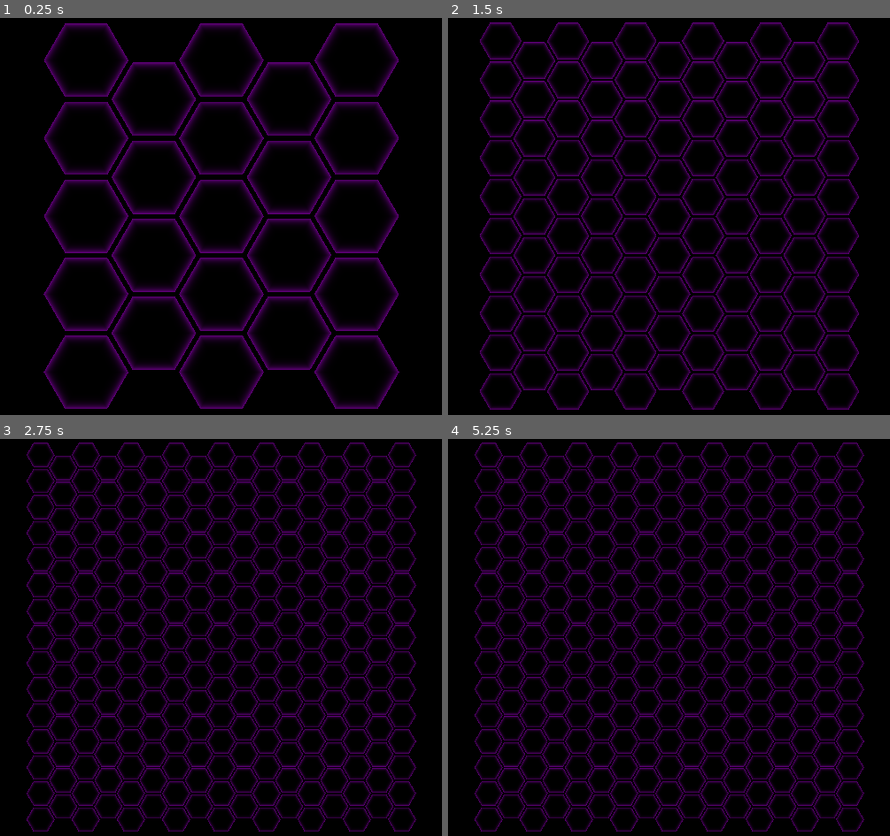
Above: before the commit, frames 1-4 (two rows, left to right).
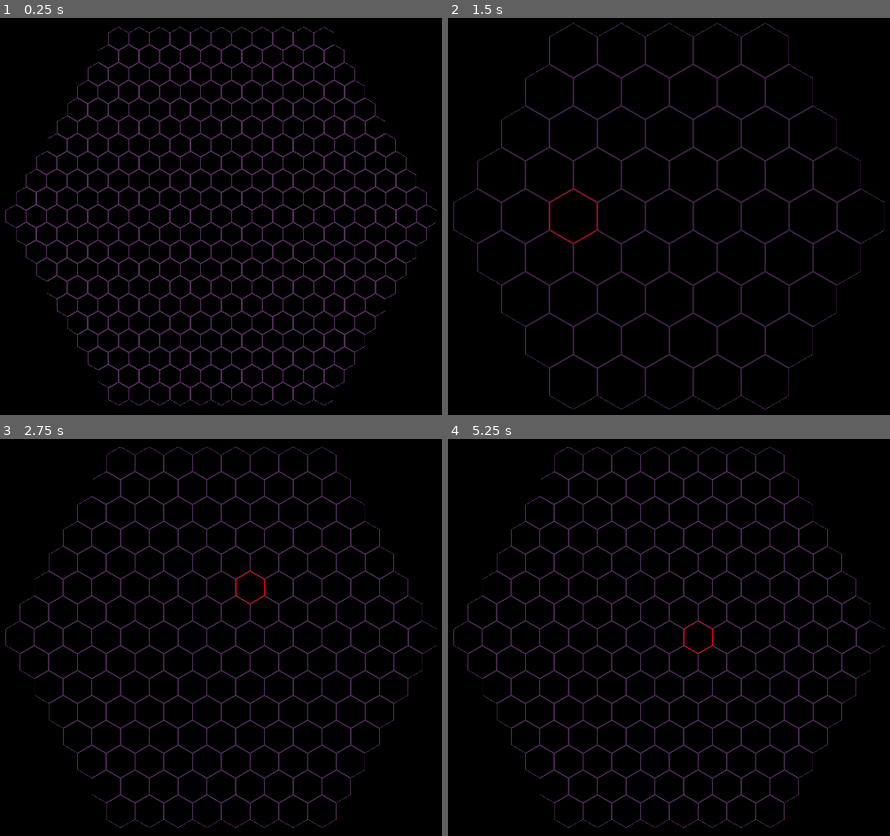
Above: after the commit, the same moments.

Repository: eyeree/cab
Game: Godot game, scene res://grid/grid_scene.tscn
Two runs of this game, one before a commit and one after it. Both use one fixed random seed, a clock stepped at 60 frames per second and the inputs below.
Inputs (mouse positions are in pixels of both pictures, inside the frame that each line leads up to):
- Up to frame 1 (0.25 s): no input
- Up to frame 2 (1.5 s): tap Enter at 0.5 s; move the mouse to (823, 196) at 0.52 s; tap 1 at 0.6 s; click (823, 196) at 0.67 s; tap Space at 1.25 s; move the mouse to (527, 236) at 1.27 s; tap 2 at 1.35 s; click (527, 236) at 1.42 s
- Up to frame 3 (2.75 s): tap Enter at 2 s; move the mouse to (291, 550) at 2.02 s; tap 3 at 2.1 s; click (291, 550) at 2.17 s
- Up to frame 4 (5.25 s): tap Space at 2.75, 4.25 s; move the mouse to (633, 716) at 2.77 s; tap 4 at 2.85 s; click (633, 716) at 2.92 s; tap Enter at 3.5 s; move the mouse to (881, 697) at 3.52 s; tap 1 at 3.6 s; click (881, 697) at 3.67 s; move the mouse to (456, 577) at 4.27 s; tap 2 at 4.35 s; click (456, 577) at 4.42 s; move the mouse to (704, 637) at 5.02 s; tap 3 at 5.1 s; click (704, 637) at 5.17 s

The runs differ from the first frame. In frame 1, 24% of the frame differs, in the area x 1-99%, y 1-99%; in frame 2, 23%; in frame 3, 25%, in the area x 1-99%, y 0-99%; in frame 4, 25%.

Commit message:
updated hex grid

Diff:
--- a/grid/grid_scene.gd
+++ b/grid/grid_scene.gd
@@ -15,52 +15,36 @@
 enum GridSize { SMALL, MEDIUM, LARGE, HUGE }
 
 class GridSizeInfo:
-	var _hex_scale:float
-	var _hex_radius:float
-	var _hex_offset:float
-	var _hex_power:float
-	var _camera_position:Vector3
+	var _hex_max_distance:int
 	var _hex_size:float
-	var _min_x_index:int
-	var _max_x_index:int
-	var _min_y_index:int
-	var _max_y_index:int
+	var _line_size:float
 
 	func _init(
-		hex_scale:float,
-		hex_radius:float,
-		hex_offset:float,
-		hex_power:float,
-		camera_position:Vector3
+		hex_max_distance:int,
+		line_size:float
 	):
-		_hex_scale = hex_scale
-		_hex_radius = hex_radius
-		_hex_offset = hex_offset
-		_hex_power = hex_power
-		_camera_position = camera_position
-		_hex_size = (_hex_radius + _hex_offset) / _hex_scale
+		_line_size = line_size
+		_hex_max_distance = hex_max_distance
+		_hex_size = (1.0 / ((_hex_max_distance*2+1) * sqrt(3))) # (1.0 - _line_size * 2) / ...
 
-	func apply_grid_shader_settings(shader_material:ShaderMaterial) -> void:
-		shader_material.set_shader_parameter('scale', _hex_scale)
-		shader_material.set_shader_parameter('radius', _hex_radius)
-		shader_material.set_shader_parameter('offset', _hex_offset)
-		shader_material.set_shader_parameter('power', _hex_power)
-
-	func apply_camera_settings(camera:Camera3D) -> void:
-		camera.position = _camera_position
+	func apply_grid_material_settings(grid_material:ShaderMaterial) -> void:
+		grid_material.set_shader_parameter('max_hex_distance', _hex_max_distance)
+		grid_material.set_shader_parameter('line_size', _line_size)
 
 	var hex_size:float:
 		get():
 			return _hex_size
 
-	func hex_center(hex_index:Vector2i) -> Vector2:
-		var x = _hex_size * (_3_OVER_2 * hex_index.x)
-		var y = _hex_size * (_SQRT_3_OVER_2 * hex_index.x + _SQRT_3 * hex_index.y)
+	func hex_center(index:Vector2i) -> Vector2:
+		# pointy_hex_to_pixel https://www.redblobgames.com/grids/hexagons/#hex-to-pixel-axial
+		var x:float = _hex_size * (sqrt(3) * index.x  +  sqrt(3)/2 * index.y)
+		var y:float = _hex_size * (3.0/2.0 * index.y)
 		return Vector2(x, y)
 
-	func hex_index(position:Vector2) -> Vector2i:
-		var x = (_2_OVER_3 * position.x) / _hex_size
-		var y = (_MINUS_1_OVER_3 * position.x  + _SQRT_3_OVER_3 * position.y) / _hex_size
+	func hex_index(point:Vector2) -> Vector2i:
+		# pixel_to_pointy_hex https://www.redblobgames.com/grids/hexagons/#pixel-to-hex
+		var x:float = (sqrt(3)/3 * point.x  -  1.0/3.0 * point.y) / _hex_size
+		var y:float = (2.0/3.0 * point.y) / _hex_size
 		return _axial_round(x, y)
 
 	func _axial_round(x:float, y:float) -> Vector2i:
@@ -74,10 +58,10 @@
 			return Vector2i(x_grid, y_grid + roundi(y + 0.5 * x))
 
 static var grid_size_info_map: Dictionary[GridSize, GridSizeInfo] = {
-	GridSize.SMALL: GridSizeInfo.new(5.0, 0.45, 0.05, 10.0, Vector3(0.0, 0.007, 0.55)),    # 5
-	GridSize.MEDIUM: GridSizeInfo.new(9.5, 0.45, 0.05, 10.0, Vector3(0.0, 0.007, 0.58)),   # 10
-	GridSize.LARGE: GridSizeInfo.new(13.5, 0.45, 0.05, 10.0, Vector3(0.0, 0.007, 0.61)),   # 15
-	GridSize.HUGE: GridSizeInfo.new(18.0, 0.45, 0.05, 10.0, Vector3(0.0, 0.007, 0.61)),    # 20
+	GridSize.SMALL: GridSizeInfo.new(2, 0.075),
+	GridSize.MEDIUM: GridSizeInfo.new(4, 0.125),
+	GridSize.LARGE: GridSizeInfo.new(7, 0.15),
+	GridSize.HUGE: GridSizeInfo.new(10, 0.175),
 }
 
 @export var grid_size:GridSize = GridSize.SMALL:
@@ -88,16 +72,22 @@
 
 var _grid_size_info:GridSizeInfo = grid_size_info_map[grid_size]
 
-@onready var grid_shader:ShaderMaterial = %GridPlane.mesh.material
+@onready var grid_material:ShaderMaterial = %GridPlane.mesh.material
 @onready var camera:Camera3D = %Camera
 
 func _ready() -> void:
 	_on_grid_size_set()
 
 func _on_grid_size_set():
+	prints('_on_grid_size_set')
 	if not is_inside_tree(): return
-	_grid_size_info.apply_grid_shader_settings(grid_shader)
-	_grid_size_info.apply_camera_settings(camera)
+	_grid_size_info.apply_grid_material_settings(grid_material)
+
+func set_selected_index(index:Vector2i) -> void:
+	grid_material.set_shader_parameter('selected_index', index)
+
+func clear_selected_index(index:Vector2i) -> void:
+	grid_material.set_shader_parameter('selected_index', Vector2i(1000, 1000))
 
 func _mouse_position_to_grid_position(mouse_position:Vector2) -> Vector2:
 	var drop_plane:Plane = Plane(Vector3(0, 0, 1), 0)
@@ -111,6 +101,7 @@
 	elif event is InputEventMouseMotion:
 		var grid_position:Vector2 = _mouse_position_to_grid_position(event.position)
 		var hex_index:Vector2i = _grid_size_info.hex_index(grid_position)
+		set_selected_index(hex_index)
 		var hex_center:Vector2 = _grid_size_info.hex_center(hex_index)
 		prints('_input', event.position, '->', hex_index, hex_center)
 	elif event is InputEventKey:
--- a/grid/grid_scene.tscn
+++ b/grid/grid_scene.tscn
@@ -1,18 +1,16 @@
-[gd_scene load_steps=13 format=3 uid="uid://b1umt3mgf2ylg"]
+[gd_scene load_steps=10 format=3 uid="uid://b1umt3mgf2ylg"]
 
 [ext_resource type="Script" uid="uid://bls54okmys6ga" path="res://grid/grid_scene.gd" id="1_avoiu"]
-[ext_resource type="Shader" uid="uid://ihr7d1ce3w8l" path="res://grid/hex_grid_shader.gdshader" id="2_c8nch"]
 [ext_resource type="Shader" uid="uid://clwnldpyc8any" path="res://grid/hex_grid_shader_2.gdshader" id="3_c8nch"]
 
 [sub_resource type="ShaderMaterial" id="ShaderMaterial_65i6o"]
 render_priority = 0
-shader = ExtResource("2_c8nch")
-shader_parameter/scale = 5.0
-shader_parameter/radius = 0.45
-shader_parameter/offset = 0.05
-shader_parameter/power = 10.0
-shader_parameter/hide_incomplete = true
-shader_parameter/color = Color(0.37833, 0.0099455, 0.479479, 1)
+shader = ExtResource("3_c8nch")
+shader_parameter/line_color = Color(0.314284, 0.17842, 0.351607, 1)
+shader_parameter/selected_color = Color(1, 0, 0, 1)
+shader_parameter/line_size = 0.125
+shader_parameter/max_hex_distance = 5
+shader_parameter/selected_index = Vector2i(1000, 1000)
 
 [sub_resource type="PlaneMesh" id="PlaneMesh_sle3t"]
 material = SubResource("ShaderMaterial_65i6o")
@@ -43,18 +41,9 @@
 ambient_light_color = Color(1, 1, 1, 1)
 ambient_light_energy = 0.65
 
-[sub_resource type="ShaderMaterial" id="ShaderMaterial_fxm50"]
-render_priority = 0
-shader = ExtResource("3_c8nch")
-shader_parameter/line_color = Color(0.548385, 0.00022323, 0.550418, 1)
-shader_parameter/line_size = 0.1511
-shader_parameter/max_hex_distance = 9
-
-[sub_resource type="PlaneMesh" id="PlaneMesh_pr1na"]
-material = SubResource("ShaderMaterial_fxm50")
-
 [node name="GridScene" type="Node3D"]
 script = ExtResource("1_avoiu")
+grid_size = 3
 
 [node name="GridPlane" type="MeshInstance3D" parent="."]
 unique_name_in_owner = true
@@ -96,8 +85,4 @@
 
 [node name="Camera" type="Camera3D" parent="."]
 unique_name_in_owner = true
-transform = Transform3D(1, 0, 0, 0, 1, 0, 0, 0, 1, 0, 0.007, 0.55)
-
-[node name="MeshInstance3D" type="MeshInstance3D" parent="."]
-transform = Transform3D(1, 0, 0, 0, 1, 0, 0, 0, 1, -2.94545, 0.00968277, -0.274202)
-mesh = SubResource("PlaneMesh_pr1na")
+transform = Transform3D(1, 0, 0, 0, 1, 0, 0, 0, 1, 0, 0.007, 0.6)
--- a/grid/hex_grid_shader_2.gdshader
+++ b/grid/hex_grid_shader_2.gdshader
@@ -3,8 +3,10 @@
 
 //uniform float hex_radius: hint_range(0.001, 0.5, 0.01) = 0.05;
 uniform vec4 line_color: source_color = vec4( 0.0, 1.0, 0.3, 1.0 );
-uniform float line_size: hint_range(0.0001, 0.5, 0.001) = 0.001;
+uniform vec4 selected_color: source_color = vec4( 1.0, 0.0, 0.0, 1.0 );
+uniform float line_size = 0.01; // : hint_range(0.1, 50, 0.1) = 0.1;
 uniform int max_hex_distance = 5;
+uniform ivec2 selected_index = ivec2(1000);
 
 int axial_distance_from_origin(ivec2 axial) {
     return (abs(axial.x)
@@ -38,7 +40,7 @@
 }
 
 // sqrt(3)/2
-const float hex_factor = 0.8660254037844386;
+//const float hex_factor = 0.8660254037844386;
 
 // pointy_hex_to_pixel
 vec2 axial_to_uv(ivec2 axial, float hex_radius) {
@@ -47,29 +49,9 @@
     return vec2(x, y);
 }
 
-//float hexDist(vec2 p) {
-    //p = abs(p);
-    //return max(dot(p, vec2(sqrt(3.0)/2.0, 0.5)), p.y) - 1.0;
-//}
-
 float hexDist(vec2 p) {
     p = abs(p);
     return max(dot(p, vec2(0.5, sqrt(3.0)/2.0)), p.x) - 1.0;
-}
-
-float is_in_hex(vec2 local_point, float hex_radius) {
-	const vec2 AXIS[3] = {
-		vec2(sqrt(3)*0.5, 0.5),
-		vec2(0.0, 1.0),
-		vec2(-sqrt(3)*0.5, 0.5)
-	};
-	float max_r = 0.0;
-	for (int i = 0; i < 3; i++) {
-		float r = dot(local_point, AXIS[i]);
-		r /= (sqrt(3)*0.5*hex_radius);
-		max_r = max(max_r, abs(r));
-	}
-	return max_r;
 }
 
 void fragment( )
@@ -79,7 +61,6 @@
 	vec2 uv = UV - vec2(0.5, 0.5);
 
 	float hex_radius = (1.0 / ((float(max_hex_distance*2+1)) * sqrt(3)));
-	float gridline_width = max(0.01, 0.125*hex_radius);
 
     ivec2 current_axial = uv_to_axial(uv, hex_radius);
 	int hex_distance = axial_distance_from_origin(current_axial);
@@ -95,15 +76,26 @@
 
     vec3 c = line_color.rgb;
 
-	if (current_axial == ivec2(0, 0)) {
-		c = vec3(1.0, 0.0, 0.0);
+	if (current_axial == selected_index) {
+		c = selected_color.rgb;
 	}
 
-	if(hex_distance == 4) {
-		c = vec3(0.0, 1.0, 0.0);
-	}
+	//if(hex_distance == 4) {
+		//c = vec3(0.0, 1.0, 0.0);
+	//}
 
+	//d += 0.135;
+	//d *= 1.4;
+	//d *= 1.0 + (hex_radius * 2.0);
+	//float scale = 1.0 * hex_radius;
+	//float scaled_line_size = line_size / scale;
     c *= smoothstep(hex_radius, 0.0, (d - line_size));
+
+	//c = vec3(scale);
+
+	//if(d <= 0.135) {
+		//c = vec3(1, 0, 0);
+	//}
 
 	//c = vec3(offset_uv.xy, 0);
 
Not shown, removed: addons/HexGrid_library/HexMap.gd
Not shown, removed: addons/HexGrid_library/HexMap.gd.uid
Not shown, removed: addons/HexGrid_library/README.md.uid
Not shown, removed: addons/HexGrid_library/custom_node_hex.gd
Not shown, removed: addons/HexGrid_library/custom_node_hex.gd.uid
Binary file removed: addons/HexGrid_library/icon.png
Not shown, removed: addons/HexGrid_library/icon.png.import
Not shown, removed: addons/HexGrid_library/plugin.cfg
Binary file removed: addons/Hexagonal Grid Utils/Docs/godot_add_to_autoload.png
Not shown, removed: addons/Hexagonal Grid Utils/Docs/godot_add_to_autoload.png.import
Binary file removed: addons/Hexagonal Grid Utils/Docs/hex_grid_flat_top.gif
Binary file removed: addons/Hexagonal Grid Utils/Docs/hex_grid_pointy_top.gif
(and 9 more such lines)
